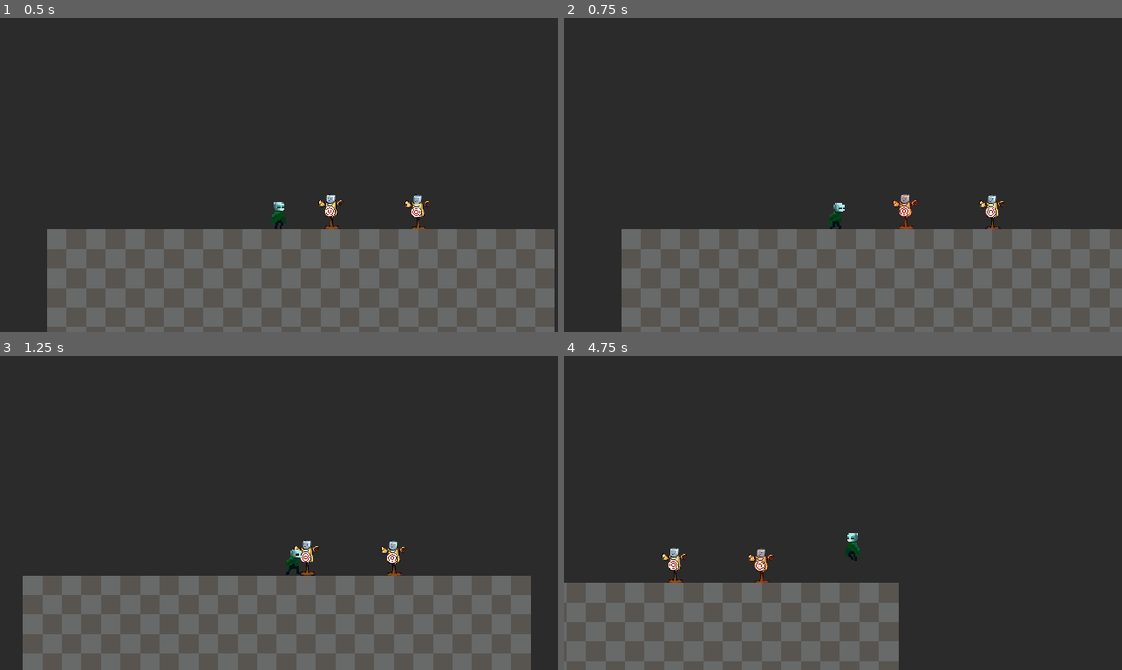
Above: before the commit, frames 1-4 (two rows, left to right).
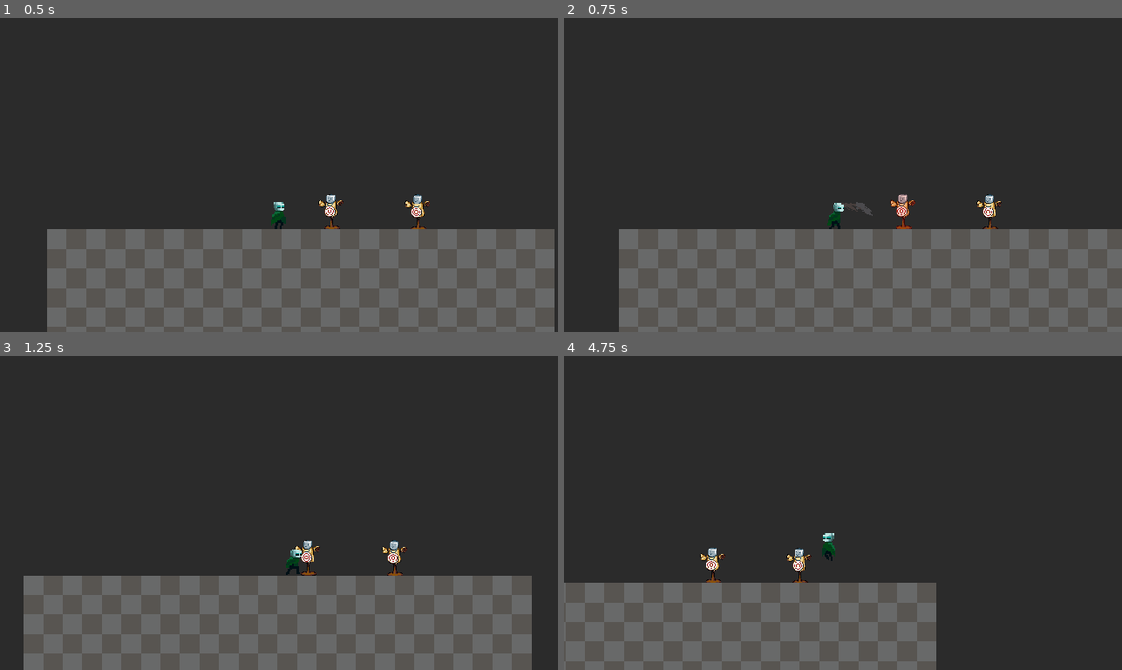
Above: after the commit, the same moments.

Repository: Nicolas0898/projeto-de-jogo-info
Game: Godot game, scene res://Scenes/Map/DEBUG_MAP.tscn
The game is run twice, just before and just after one commit, with the same random seed, the same clock (stepped at 60 frames per second) and the same inputs.
Inputs (mouse positions are in pixels of both pictures, inside the frame that each line leads up to):
- Up to frame 1 (0.5 s): no input
- Up to frame 2 (0.75 s): move the mouse to (965, 159) at 0.52 s; hold D (right) from 0.53 s (still down); hold J (use_weapon) from 0.53 s (still down)
- Up to frame 3 (1.25 s): keep holding D (right); keep holding J (use_weapon); tap Space (jump) at 0.77 s
- Up to frame 4 (4.75 s): move the mouse to (731, 528) at 1.27 s; release J (use_weapon) at 1.28 s; tap J (use_weapon) at 1.35, 2.85, 4.35 s; tap Space (jump) at 1.52, 3.02, 3.77, 4.52 s; move the mouse to (898, 443) at 2.02 s; release D (right) at 2.03 s; hold A (left) 2.03-2.78 s; hold J (use_weapon) 2.03-2.78 s; move the mouse to (815, 575) at 2.77 s; hold D (right) 2.78-4.28 s; move the mouse to (1010, 560) at 3.52 s; hold J (use_weapon) 3.53-4.28 s; move the mouse to (675, 465) at 4.27 s; hold A (left) from 4.28 s (still down)

Frame 1 is identical in both runs. In frame 2, 0.7% of the frame differs, in the area x 9-79%, y 56-100%; in frame 3, 0.4%; in frame 4, 3.0%, in the area x 17-67%, y 56-100%.

Commit message:
improvised spear sprites

Diff:
--- a/Scenes/Entities/Dummy.tscn
+++ b/Scenes/Entities/Dummy.tscn
@@ -16,7 +16,7 @@
 size = Vector2(42, 58)
 
 [sub_resource type="RectangleShape2D" id="RectangleShape2D_t1qad"]
-size = Vector2(42, 58)
+size = Vector2(18, 58)
 
 [node name="Dummy" type="CharacterBody2D"]
 z_index = -1
--- a/Scenes/Player/PlayerHurtbox.gd
+++ b/Scenes/Player/PlayerHurtbox.gd
@@ -4,7 +4,7 @@
 
 func onHit(hitbox:Hitbox):
 	super(hitbox)
-
+	Time.get_ticks_msec()
 	var pos = null
 	for node in hitbox.get_children():
 		if node is CollisionShape2D:
--- /dev/null
+++ b/Scenes/Player/Weapons/spear.tscn
@@ -0,0 +1,68 @@
+[gd_scene load_steps=11 format=3 uid="uid://6m8cyfmng1we"]
+
+[ext_resource type="Texture2D" uid="uid://0yk1vy17wsuq" path="res://Images/weapons/spear.png" id="1_0hxvb"]
+[ext_resource type="Texture2D" uid="uid://c122ravveb2fl" path="res://Images/weapons/extra.png" id="2_cvv0t"]
+
+[sub_resource type="AtlasTexture" id="AtlasTexture_cvv0t"]
+atlas = ExtResource("1_0hxvb")
+region = Rect2(0, 0, 64, 32)
+
+[sub_resource type="AtlasTexture" id="AtlasTexture_vo2jx"]
+atlas = ExtResource("1_0hxvb")
+region = Rect2(64, 0, 64, 32)
+
+[sub_resource type="AtlasTexture" id="AtlasTexture_lrx7n"]
+atlas = ExtResource("1_0hxvb")
+region = Rect2(128, 0, 64, 32)
+
+[sub_resource type="AtlasTexture" id="AtlasTexture_85ulv"]
+atlas = ExtResource("1_0hxvb")
+region = Rect2(192, 0, 64, 32)
+
+[sub_resource type="AtlasTexture" id="AtlasTexture_lj6qo"]
+atlas = ExtResource("1_0hxvb")
+region = Rect2(256, 0, 64, 32)
+
+[sub_resource type="AtlasTexture" id="AtlasTexture_en0fd"]
+atlas = ExtResource("1_0hxvb")
+region = Rect2(320, 0, 64, 32)
+
+[sub_resource type="AtlasTexture" id="AtlasTexture_raj00"]
+atlas = ExtResource("2_cvv0t")
+region = Rect2(0, 0, 64, 32)
+
+[sub_resource type="SpriteFrames" id="SpriteFrames_geur0"]
+animations = [{
+"frames": [{
+"duration": 0.5,
+"texture": SubResource("AtlasTexture_cvv0t")
+}, {
+"duration": 0.5,
+"texture": SubResource("AtlasTexture_vo2jx")
+}, {
+"duration": 1.0,
+"texture": SubResource("AtlasTexture_lrx7n")
+}, {
+"duration": 1.0,
+"texture": SubResource("AtlasTexture_85ulv")
+}, {
+"duration": 2.0,
+"texture": SubResource("AtlasTexture_lj6qo")
+}, {
+"duration": 1.0,
+"texture": SubResource("AtlasTexture_en0fd")
+}, {
+"duration": 1.0,
+"texture": SubResource("AtlasTexture_raj00")
+}],
+"loop": false,
+"name": &"default",
+"speed": 24.0
+}]
+
+[node name="AnimatedSprite2D" type="AnimatedSprite2D"]
+scale = Vector2(1.3, 1.3)
+sprite_frames = SubResource("SpriteFrames_geur0")
+frame = 6
+frame_progress = 1.0
+offset = Vector2(32, 0)
--- a/Scripts/Weapons/spear.gd
+++ b/Scripts/Weapons/spear.gd
@@ -1,14 +1,30 @@
 extends BaseWeapon
+const SPEAR = preload("res://Scenes/Player/Weapons/spear.tscn")
 
 func use():
 	var size = Vector2(60,15)
 	var hitbox = Hitbox.from_rect(5,size)
 
-	hitbox.position = character.last_looked_at*size.x*0.8
-	add_child(hitbox)
-	hitbox.look_at(character.global_position)
+	var sprite = SPEAR.instantiate()
 
 
+	hitbox.position = character.last_looked_at*size.x*0.7
+	sprite.position = character.last_looked_at
+	add_child(hitbox)
+	add_child(sprite)
+	hitbox.look_at(character.global_position)
+	sprite.look_at(character.global_position)
+	sprite.rotate(PI)
+	sprite.play("default")
+	var t = create_tween()
+	sprite.modulate = Color(1,1,1,0)
+	t.tween_property(sprite,"modulate",Color(1,1,1,1),0.1)
+	t.tween_property(sprite,"modulate",Color(1,1,1,0),0.2)
+
+
+	sprite.animation_finished.connect(func():
+		await t.finished
+		sprite.queue_free())
 	var hitdir = character.last_looked_at
 	hitbox.onHit.connect(func(other):
 		var dir = other.global_position.direction_to(character.global_position)
Binary file added: Images/weapons/extra.png
Not shown, added: Images/weapons/extra.png.import
Binary file added: Images/weapons/spear.png
Not shown, added: Images/weapons/spear.png.import
